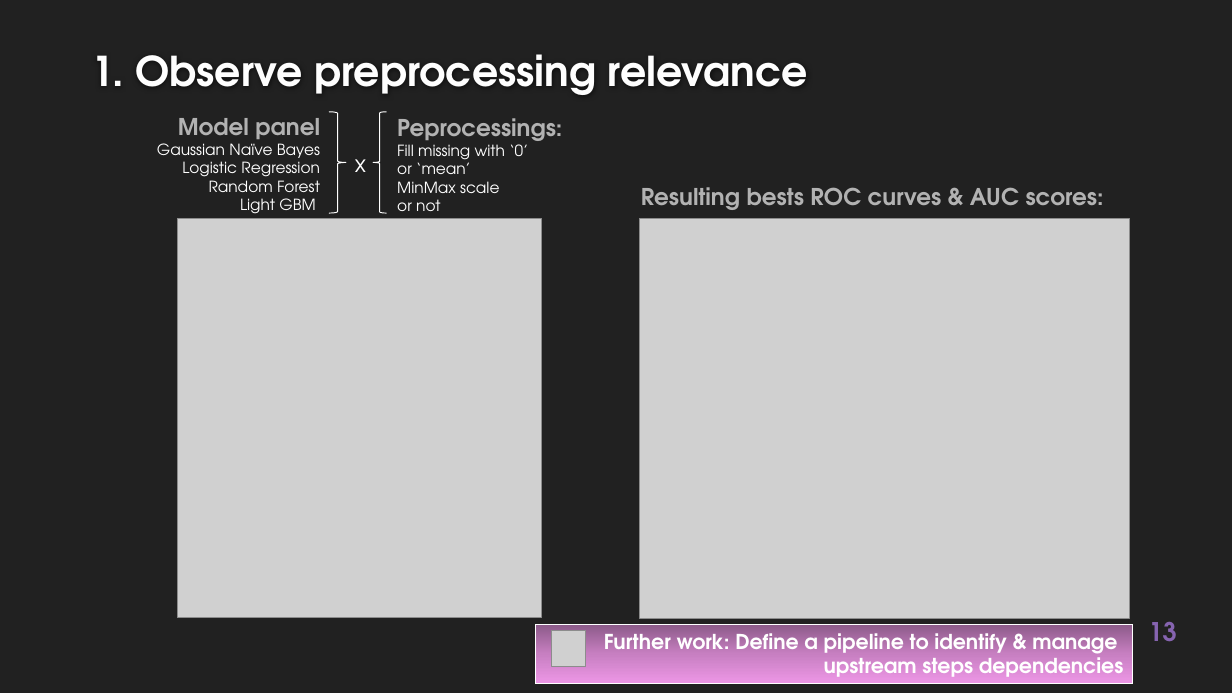
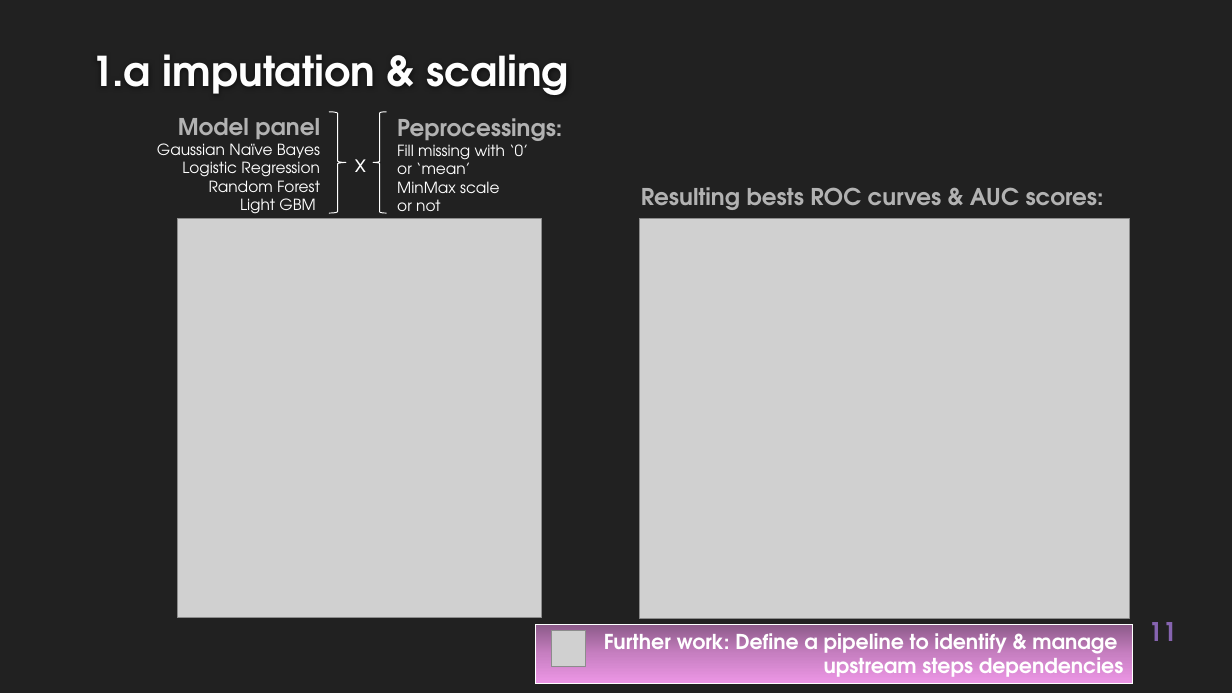
Before and after one commit to EtienneLardeur/P7_Scoring, a slide deck: slide 11 of P7_Support.pptx (slide 13 before the commit). Drawn at 1232x693 pixels with LibreOffice and Linux fonts; fonts in the diff are those of the drawing; grey boxes stand for pictures; background and template pictures are left out. Boxes give left, top, right and bottom in pixels: in the first picture for what was removed or moved away, otherwise in the second. Text is boxed around its words. In the diff, an @@ line names an element or a change of style, - is before the commit and + after.

```diff
--- a/P7_Support.pptx
+++ b/P7_Support.pptx
@@ title at [91,54,569,95]: text changed @@
-1. Observe preprocessing relevance
+1.a imputation & scaling
@@ page number at [1148,622,1177,641]: text changed @@
-13
+11
```
Also in this commit, not shown: 10 other slides changed, 2 slides added, 7 slides removed.
